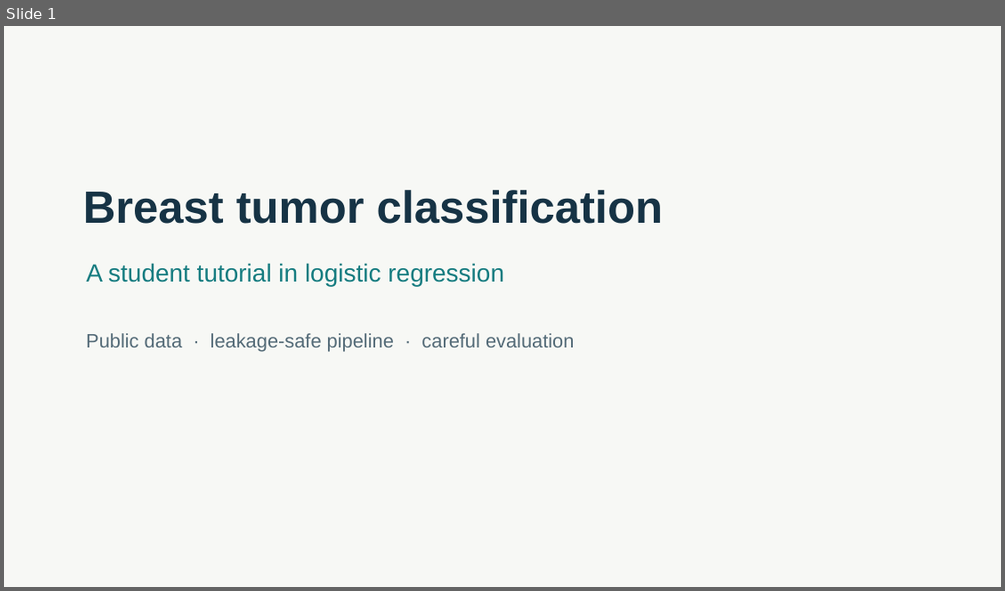
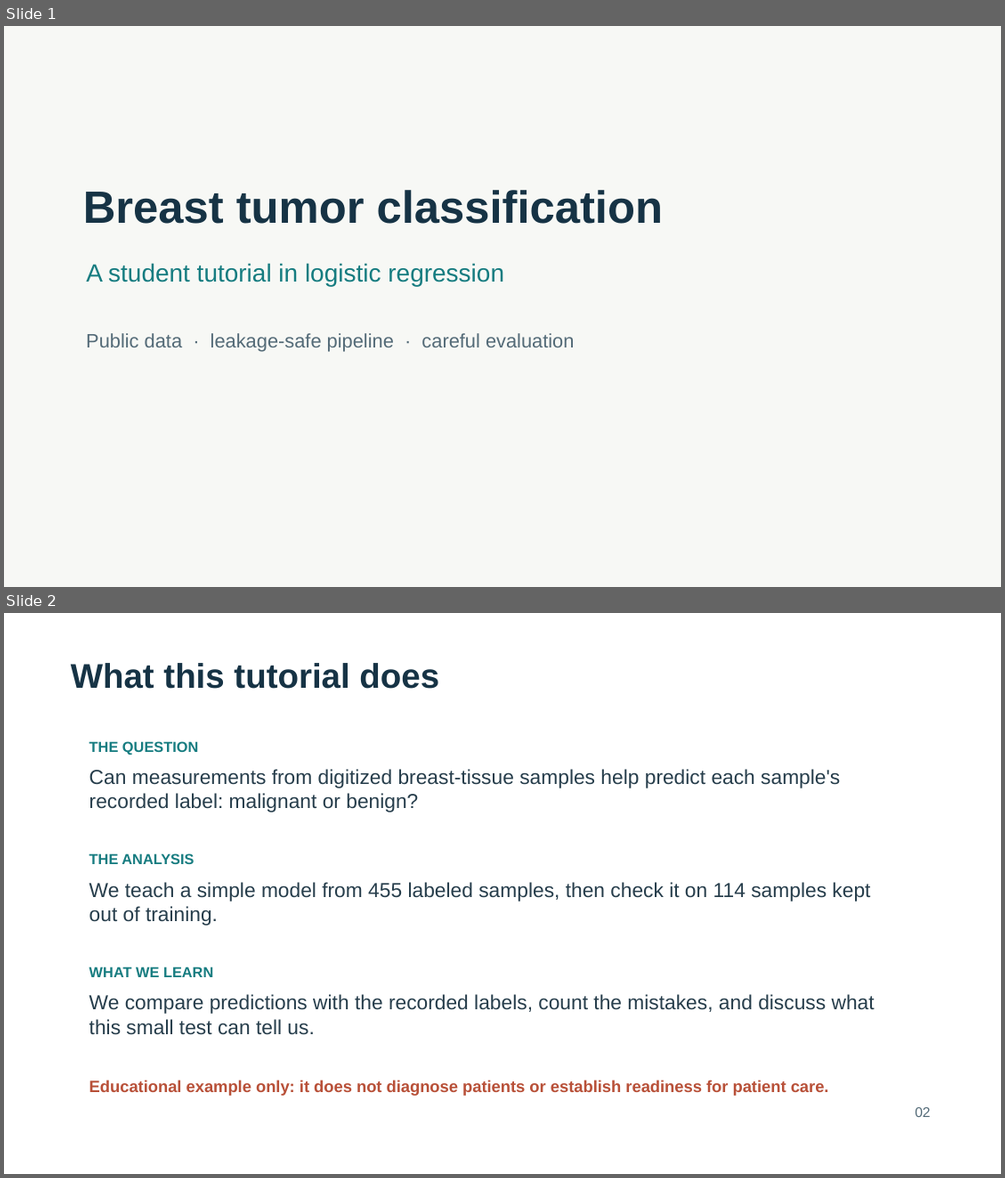
Before and after one commit to vivek0586/AI_In_Healthcare_Project, a slide deck: presentation/breast_cancer_ml_tutorial.pptx. Shown one above the other, each under a label of ours: slide 1 before the commit, slides 1 and 2 after it. The pictures are 1005x591 and 1005x1178 pixels, drawn with LibreOffice and Linux fonts; fonts in the diff are those of the drawing. Boxes give left, top, right and bottom in pixels: in the first picture for what was removed or moved away, otherwise in the second. Text is boxed around its words. In the diff, an @@ line names an element or a change of style, - is before the commit and + after.

Commit message:
Improve tutorial slides for code-free understanding

```diff
--- a/presentation/breast_cancer_ml_tutorial.pptx
+++ b/presentation/breast_cancer_ml_tutorial.pptx
@@ slide 2 added at bbox=[4, 613, 1001, 1174], background #FFFFFF @@
@@ text added at bbox=[71, 663, 439, 689], 33 pt, text #163345, bold @@
+What this tutorial does
@@ text added at bbox=[89, 741, 198, 755], 14 pt, text #167C80, bold @@
+THE QUESTION
@@ text added at bbox=[89, 769, 840, 812], 19.5 pt, text #263D4B @@
+Can measurements from digitized breast-tissue samples help predict each sample's recorded label: malignant or benign?
@@ text added at bbox=[89, 853, 194, 864], 14 pt, text #167C80, bold @@
+THE ANALYSIS
@@ text added at bbox=[89, 882, 870, 925], 19.5 pt, text #263D4B @@
+We teach a simple model from 455 labeled samples, then check it on 114 samples kept out of training.
@@ text added at bbox=[89, 966, 213, 977], 14 pt, text #167C80, bold @@
+WHAT WE LEARN
@@ text added at bbox=[89, 994, 874, 1035], 19.5 pt, text #263D4B @@
+We compare predictions with the recorded labels, count the mistakes, and discuss what this small test can tell us.
@@ text added at bbox=[89, 1079, 829, 1095], 15.8 pt, text #B85038, bold @@
+Educational example only: it does not diagnose patients or establish readiness for patient care.
@@ text added at bbox=[914, 1107, 930, 1117], 13.5 pt, text #536A77 @@
+02
```
Also in this commit, not shown: 17 slides changed, 1 other slide added, 1 other file.
